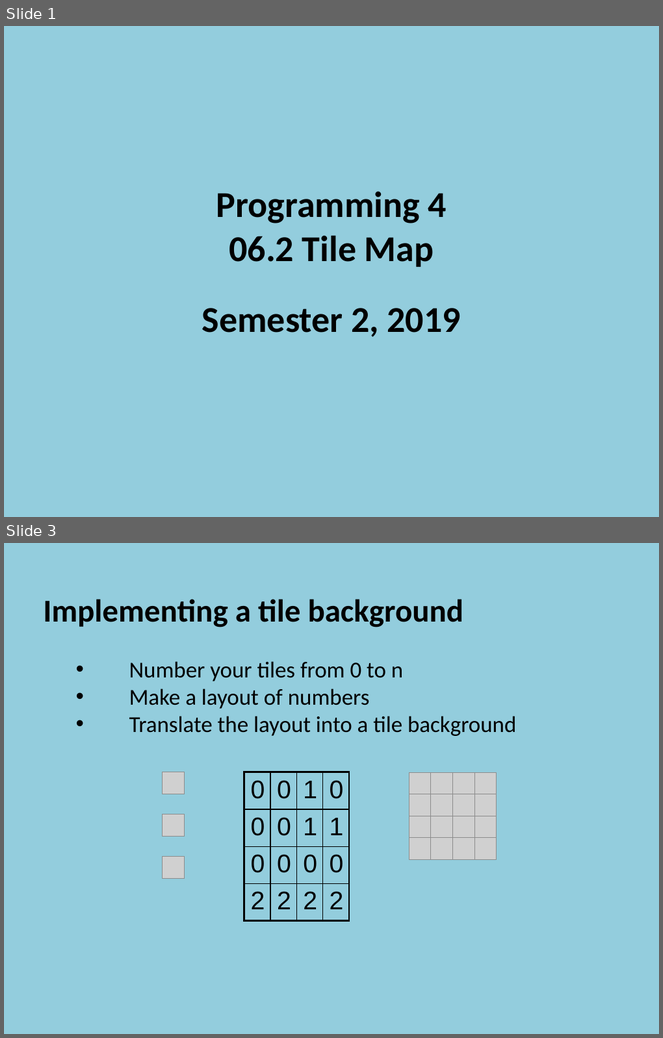
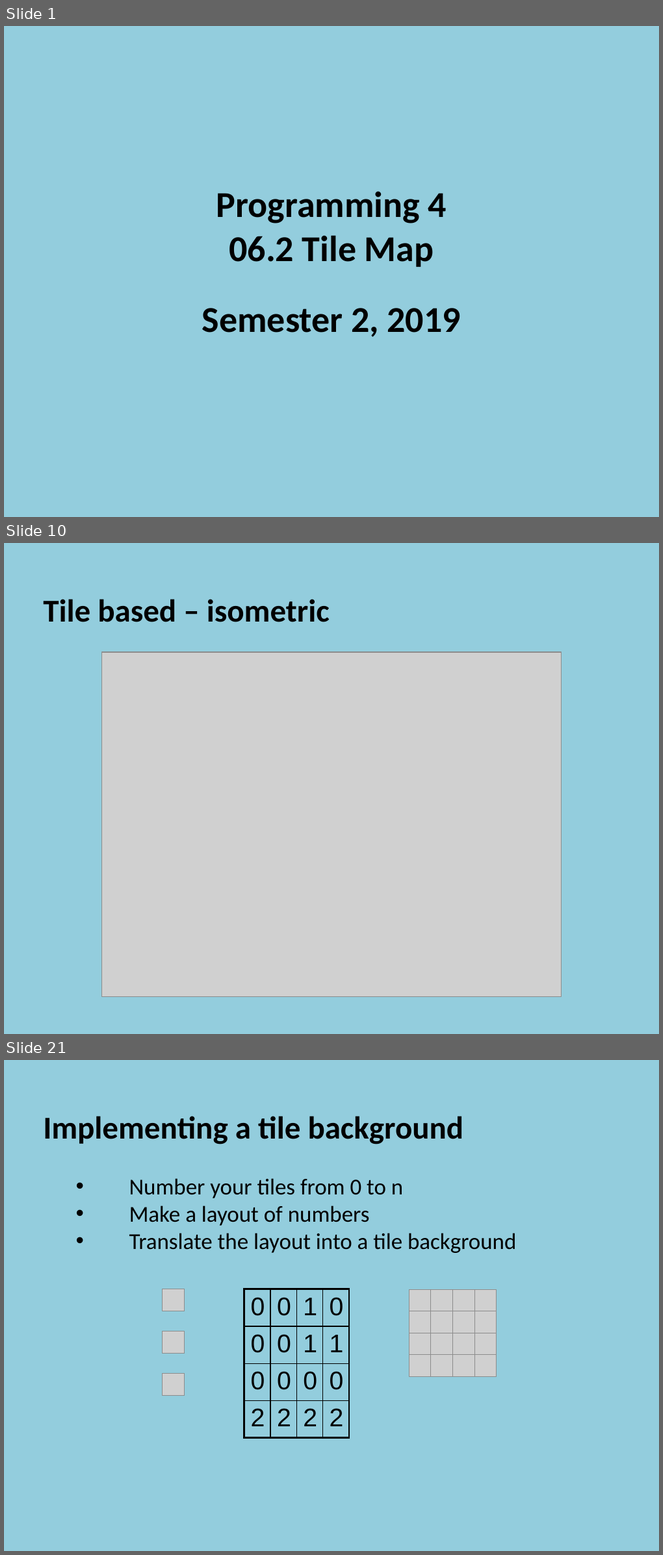
Before and after one commit to szetko/course-materials, a slide deck: Programming 4/06.2 Tile Map/06.2 Tile Map.pptx. Shown one above the other, each under a label of ours: slides 1 and 3 before the commit, slides 1, 10 and 21 after it; the slides between them are not shown. The pictures are 663x1038 and 663x1555 pixels, drawn with LibreOffice and Linux fonts; fonts in the diff are those of the drawing; grey boxes stand for pictures. Boxes give left, top, right and bottom in pixels: in the first picture for what was removed or moved away, otherwise in the second. Text is boxed around its words. In the diff, an @@ line names an element or a change of style, - is before the commit and + after.

Commit message:
Update 6.2 - Tile Maps PP

```diff
--- a/Programming 4/06.2 Tile Map/06.2 Tile Map.pptx
+++ b/Programming 4/06.2 Tile Map/06.2 Tile Map.pptx
@@ slide 10 added at (4, 543, 659, 1034), background #93CDDD @@
@@ text added at (43, 599, 330, 622), 35 pt, text #000000, bold @@
+  Tile based – isometric
@@ picture added at (102, 652, 562, 997) @@
@@ what was slide 3 is now slide 21 @@
```
Also in this commit, not shown: 1 slide changed, 25 other slides added, 1 slide removed, 8 other files.
